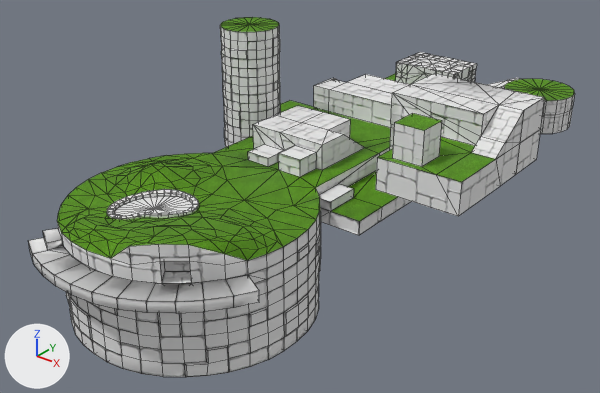
Before and after pictures for a commit that changed the FBX model Plat_TCC/Assets/Environment/Main Terrain/SM_world_1_01.fbx.
Both versions are drawn from a camera (50 mm lens) standing at (134.0, -139.1, 90.0) and looking at (8.5, 17.7, -7.3). The lights are fixed; the arrows at lower left show +X, +Y and +Z. Mesh edges are drawn as thin lines. Where no turn or scale is listed for an object, it has been applied to the vertices.

Objects in the first picture: 'Main_mesh'.
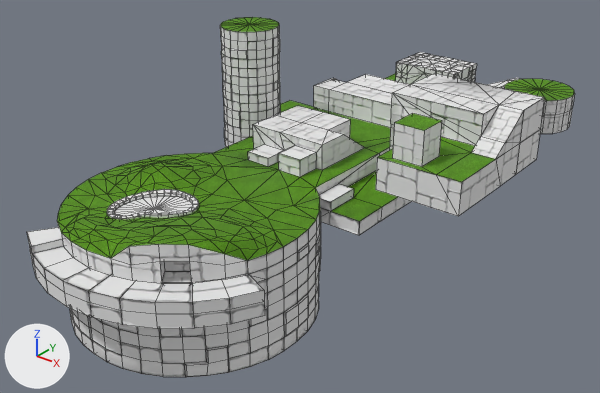
Changed parts and their boxes [x1, y1, x2, y2] in the pictures (600 x 393 px; the box of a moved part takes in the faces that stretch with it):
'Main_mesh', reshaped
    before: [28, 17, 575, 377]
    after: [27, 17, 575, 377]
part 1 of me_scene_028, moved or reshaped
    before: [28, 228, 259, 313]
    after: [27, 227, 265, 329]

The change, as a diff of the scene's bpy script:
```diff
--- a/Plat_TCC/Assets/Environment/Main Terrain/SM_world_1_01.fbx.py
+++ b/Plat_TCC/Assets/Environment/Main Terrain/SM_world_1_01.fbx.py
@@ me_scene_028 @@
 # used by ob_main_mesh; location = (0.0, 0.0, 0.0)
-me_scene_028.from_pydata(...)  # 2358 vertices, 2643 faces; spans x -32.0..62.0, y -52.0..109.0, z -28.0..31.0
+me_scene_028.from_pydata(...)  # 2360 vertices, 2645 faces; spans x -32.0..62.0, y -52.0..109.0, z -28.0..31.0
+# me_scene_028 part 1
+# 46 vertices are removed from x -21.0..35.0, y -52.0..-29.0, z -6.0..-2.0
+# 41 faces are deleted
+# 4 vertices move from x -3.0..14.0, y -52.0..-43.0, z -6.0 to x 6.0..32.0, y -52.0..-31.0, z -3.0
+# 38 vertices are added at x -22.0..36.0, y -52.0..-26.0, z -10.0..-1.0
+# 10 new vertices lie (0.0, 0.0, 4.0) away from vertices in x -22.0..36.0, y -52.0..-28.0, z -10.0
+# 43 new faces join them, mat_bricks
 me_scene_028.materials.append(mat_grass)
 me_scene_028.materials.append(mat_bricks)
-me_scene_028.materials.append(mat_m_brick_single)
```
